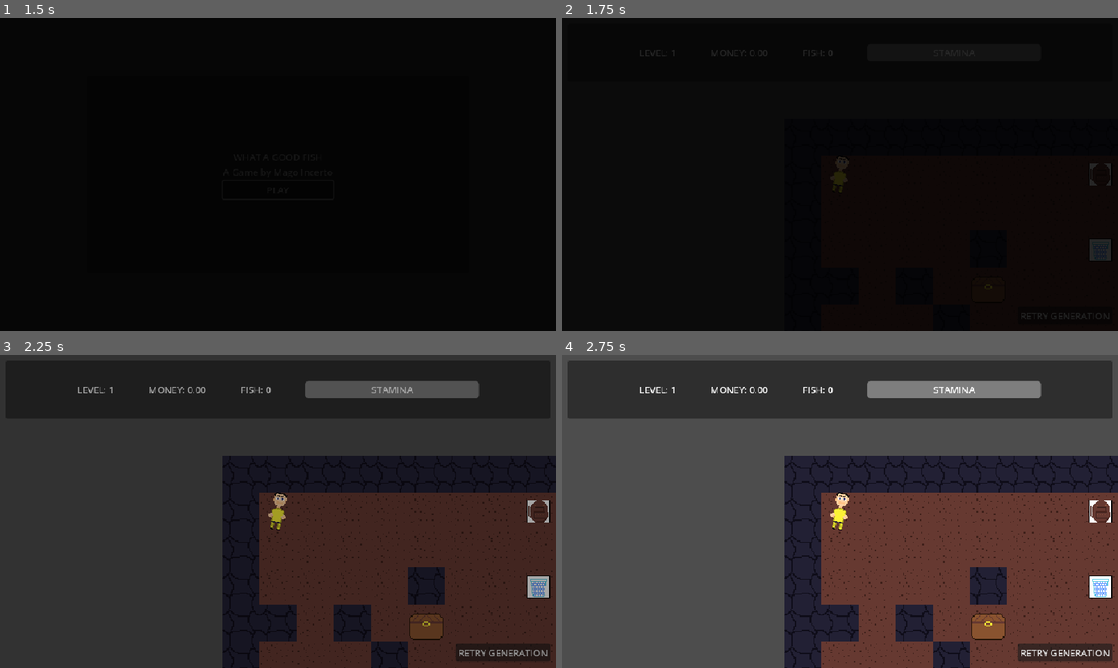
Above: before the commit, frames 1-4 (two rows, left to right).
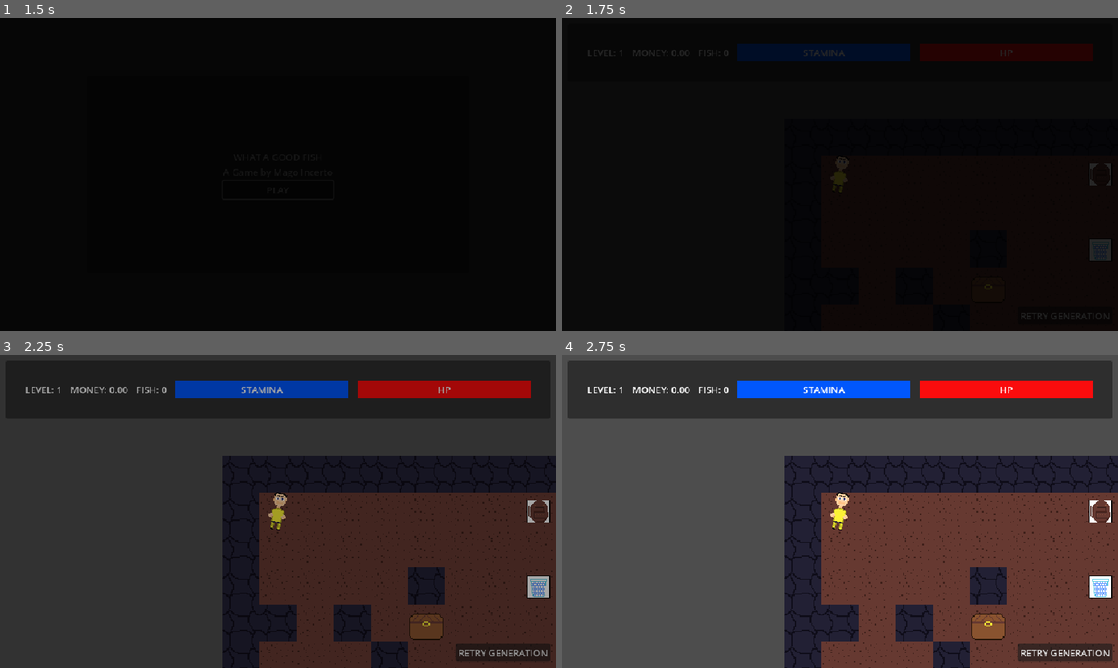
Above: after the commit, the same moments.

Repository: GustavoIgor/what-a-good-fish
Game: Godot game, scene res://Scenes/main_menu.tscn
Two runs of this game, one before a commit and one after it. Both use one fixed random seed, a clock stepped at 60 frames per second and the inputs below.
Inputs:
- Up to frame 1 (1.5 s): click "PLAY" at 0.5 s; click "PLAY" at 1.25 s
- Up to frame 2 (1.75 s): no input
- Up to frame 3 (2.25 s): click "RETRY GENERATION" at 2 s
- Up to frame 4 (2.75 s): no input

Frame 1 is identical in both runs. In frame 2, 1.9% of the frame differs, in the area x 4-96%, y 8-14%; in frame 3, 3.8%; in frame 4, 3.8%.

Commit message:
Added actions in itens in the inventory, improved global game paused and battle manager

Diff:
--- a/Resources/consumable_item.gd
+++ b/Resources/consumable_item.gd
@@ -6,3 +6,4 @@
 
 func use() -> void:
 	Global.change_stamina(stamina_restore)
+	Global.change_hp(heal_amount)
--- a/Resources/enemies/bat_enemy.tres
+++ b/Resources/enemies/bat_enemy.tres
@@ -7,6 +7,7 @@
 script = ExtResource("1_82yn3")
 icon = ExtResource("1_utlx8")
 level = 5
-max_hp = 20
+hp = 20
+attack = 10
 defense = 2
 metadata/_custom_type_script = "uid://bqhmh5202ek3b"
--- a/Resources/enemy_resource.gd
+++ b/Resources/enemy_resource.gd
@@ -1,25 +1,20 @@
 extends Resource
 class_name EnemyResource
 
-@export var name: String = "Bat"
+@export var name: String
 @export var icon : Texture
-@export var level: int = 1
-@export var max_hp: int = 10
-@export var attack: int = 3
-@export var defense: int = 1
-
-var current_hp: int
-
-func _init():
-	current_hp = max_hp
+@export var level: int
+@export var hp: int
+@export var attack: int
+@export var defense: int
 
 func take_damage(amount: int) -> int:
 	var dmg = max(amount - defense, 0)
-	current_hp = clamp(current_hp - dmg, 0, max_hp)
+	hp = hp - dmg
 	return dmg
 
 func is_dead() -> bool:
-	return current_hp <= 0
+	return hp <= 0
 
 func generate_loot() -> Array:
 	var loot: Array = []
--- a/Scenes/battle_manager.tscn
+++ b/Scenes/battle_manager.tscn
@@ -186,12 +186,23 @@
 anchor_top = 0.5
 anchor_right = 0.5
 anchor_bottom = 0.5
-offset_left = -20.0
-offset_top = -20.0
-offset_right = 20.0
-offset_bottom = 20.0
-grow_horizontal = 2
-grow_vertical = 2
+offset_left = -350.0
+offset_top = -200.0
+offset_right = 350.0
+offset_bottom = 200.0
+grow_horizontal = 2
+grow_vertical = 2
+
+[node name="Label" type="Label" parent="LootPanel"]
+layout_mode = 1
+anchors_preset = 5
+anchor_left = 0.5
+anchor_right = 0.5
+offset_left = -36.0
+offset_right = 36.0
+offset_bottom = 23.0
+grow_horizontal = 2
+text = "You get..."
 
 [node name="GridContainer" type="GridContainer" parent="LootPanel"]
 layout_mode = 1
@@ -203,7 +214,24 @@
 grow_horizontal = 2
 grow_vertical = 2
 columns = 5
+
+[node name="OK" type="Button" parent="LootPanel"]
+custom_minimum_size = Vector2(200, 0)
+layout_mode = 1
+anchors_preset = 7
+anchor_left = 0.5
+anchor_top = 1.0
+anchor_right = 0.5
+anchor_bottom = 1.0
+offset_left = -4.0
+offset_top = -116.0
+offset_right = 4.0
+offset_bottom = -108.0
+grow_horizontal = 2
+grow_vertical = 0
+text = "OK"
 
 [connection signal="pressed" from="BattlePanel/ActionsPanel/HBoxContainer/Attack" to="." method="_on_attack_pressed"]
 [connection signal="pressed" from="BattlePanel/ActionsPanel/HBoxContainer/UseItem" to="." method="_on_use_item_pressed"]
 [connection signal="pressed" from="BattlePanel/ActionsPanel/HBoxContainer/Flee" to="." method="_on_flee_pressed"]
+[connection signal="pressed" from="LootPanel/OK" to="." method="_on_ok_pressed"]
--- a/Scenes/item_slot.tscn
+++ b/Scenes/item_slot.tscn
@@ -88,5 +88,40 @@
 horizontal_alignment = 1
 vertical_alignment = 1
 
+[node name="UtilPanel" type="Panel" parent="."]
+visible = false
+layout_mode = 1
+anchors_preset = 15
+anchor_right = 1.0
+anchor_bottom = 1.0
+offset_top = -24.0
+offset_bottom = 14.0
+grow_horizontal = 2
+grow_vertical = 2
+mouse_filter = 2
+
+[node name="VBoxContainer" type="VBoxContainer" parent="UtilPanel"]
+layout_mode = 0
+offset_right = 40.0
+offset_bottom = 40.0
+
+[node name="Delete" type="Button" parent="UtilPanel/VBoxContainer"]
+layout_mode = 2
+mouse_filter = 1
+text = "DELETE"
+
+[node name="Use" type="Button" parent="UtilPanel/VBoxContainer"]
+layout_mode = 2
+mouse_filter = 1
+text = "USE"
+
+[node name="Equip" type="Button" parent="UtilPanel/VBoxContainer"]
+layout_mode = 2
+mouse_filter = 1
+text = "EQUIP"
+
 [connection signal="mouse_entered" from="." to="." method="_on_mouse_entered"]
 [connection signal="mouse_exited" from="." to="." method="_on_mouse_exited"]
+[connection signal="pressed" from="UtilPanel/VBoxContainer/Delete" to="." method="_on_delete_pressed"]
+[connection signal="pressed" from="UtilPanel/VBoxContainer/Use" to="." method="_on_use_pressed"]
+[connection signal="pressed" from="UtilPanel/VBoxContainer/Equip" to="." method="_on_equip_pressed"]
--- a/Scenes/slot.tscn
+++ b/Scenes/slot.tscn
@@ -83,5 +83,32 @@
 horizontal_alignment = 1
 vertical_alignment = 1
 
+[node name="UtilPanel" type="Panel" parent="."]
+visible = false
+layout_mode = 1
+anchors_preset = 15
+anchor_right = 1.0
+anchor_bottom = 1.0
+grow_horizontal = 2
+grow_vertical = 2
+mouse_filter = 2
+
+[node name="Delete" type="Button" parent="UtilPanel"]
+layout_mode = 1
+anchors_preset = 8
+anchor_left = 0.5
+anchor_top = 0.5
+anchor_right = 0.5
+anchor_bottom = 0.5
+offset_left = -32.5
+offset_top = -15.5
+offset_right = 32.5
+offset_bottom = 15.5
+grow_horizontal = 2
+grow_vertical = 2
+mouse_filter = 1
+text = "DELETE"
+
 [connection signal="mouse_entered" from="." to="." method="_on_mouse_entered"]
 [connection signal="mouse_exited" from="." to="." method="_on_mouse_exited"]
+[connection signal="pressed" from="UtilPanel/Delete" to="." method="_on_delete_pressed"]
--- a/Scenes/ui.tscn
+++ b/Scenes/ui.tscn
@@ -1,6 +1,18 @@
-[gd_scene load_steps=2 format=3 uid="uid://c40ltgcaeira6"]
+[gd_scene load_steps=6 format=3 uid="uid://c40ltgcaeira6"]
 
 [ext_resource type="Script" uid="uid://c57qq2yrl8703" path="res://Scripts/ui.gd" id="1_jxero"]
+
+[sub_resource type="StyleBoxFlat" id="StyleBoxFlat_jxero"]
+bg_color = Color(0, 0.7176471, 1, 0.87058824)
+
+[sub_resource type="StyleBoxFlat" id="StyleBoxFlat_qdvrb"]
+bg_color = Color(0, 0.29411766, 1, 0.87058824)
+
+[sub_resource type="StyleBoxFlat" id="StyleBoxFlat_nf4gj"]
+bg_color = Color(0.94509804, 0.39215687, 0.43137255, 0.87058824)
+
+[sub_resource type="StyleBoxFlat" id="StyleBoxFlat_2246s"]
+bg_color = Color(1, 0, 0, 0.87058824)
 
 [node name="UI" type="CanvasLayer"]
 script = ExtResource("1_jxero")
@@ -25,7 +37,7 @@
 anchor_bottom = 0.5
 grow_horizontal = 2
 grow_vertical = 2
-theme_override_constants/separation = 60
+theme_override_constants/separation = 15
 alignment = 1
 
 [node name="LevelBoxContainer" type="HBoxContainer" parent="Panel/HBoxContainer"]
@@ -58,7 +70,10 @@
 custom_minimum_size = Vector2(300, 30)
 layout_mode = 2
 size_flags_vertical = 4
+theme_override_styles/background = SubResource("StyleBoxFlat_jxero")
+theme_override_styles/fill = SubResource("StyleBoxFlat_qdvrb")
 step = 1.0
+value = 40.0
 show_percentage = false
 
 [node name="Label" type="Label" parent="Panel/HBoxContainer/StaminaBoxContainer/ProgressBar"]
@@ -69,6 +84,31 @@
 grow_horizontal = 2
 grow_vertical = 2
 text = "STAMINA"
+horizontal_alignment = 1
+vertical_alignment = 1
+
+[node name="HPBoxContainer" type="HBoxContainer" parent="Panel/HBoxContainer"]
+layout_mode = 2
+alignment = 1
+
+[node name="ProgressBar" type="ProgressBar" parent="Panel/HBoxContainer/HPBoxContainer"]
+custom_minimum_size = Vector2(300, 30)
+layout_mode = 2
+size_flags_vertical = 4
+theme_override_styles/background = SubResource("StyleBoxFlat_nf4gj")
+theme_override_styles/fill = SubResource("StyleBoxFlat_2246s")
+step = 1.0
+value = 40.0
+show_percentage = false
+
+[node name="Label" type="Label" parent="Panel/HBoxContainer/HPBoxContainer/ProgressBar"]
+layout_mode = 1
+anchors_preset = 15
+anchor_right = 1.0
+anchor_bottom = 1.0
+grow_horizontal = 2
+grow_vertical = 2
+text = "HP"
 horizontal_alignment = 1
 vertical_alignment = 1
 
--- a/Scripts/battle_manager.gd
+++ b/Scripts/battle_manager.gd
@@ -3,8 +3,8 @@
 enum BattleState { START, PLAYER_TURN, ENEMY_TURN, VICTORY, DEFEAT }
 
 var state: BattleState = BattleState.START
-
 var enemy: EnemyResource
+var enemy_current_hp : int
 
 @export var item_slot : PackedScene
 @onready var actions_panel = $BattlePanel/ActionsPanel
@@ -12,12 +12,15 @@
 @onready var loot_panel = $LootPanel
 
 func start_battle(enemy_res: EnemyResource, back1 : Texture = null, back2 : Texture = null) -> void:
+	Global.pause_game()
 	$MovingBackGround.swap_backgrounds(back1, back2)
 	log_panel.text = ""
-	enemy = enemy_res
+	enemy = enemy_res.duplicate()
 	%EnemyLabel.text = enemy.name
 	%EnemyIcon.texture = enemy.icon
-	%EnemyProgressBar.max_value = enemy.max_hp
+	%EnemyProgressBar.max_value = enemy.hp
+	%HPProgressBar.max_value = Global.player_stats["max_hp"]
+	%StaminaProgressBar.max_value = Global.player_stats["max_stamina"]
 	state = BattleState.PLAYER_TURN
 	_log("A wild %s appeared!" % enemy.name)
 	_update_ui()
@@ -25,12 +28,10 @@
 
 func _update_ui() -> void:
 	%HPProgressBar.value = Global.player_stats["hp"]
-	%HPProgressBar.max_value = Global.player_stats["max_hp"]
 	%StaminaProgressBar.value = Global.player_stats["stamina"]
-	%StaminaProgressBar.max_value = Global.player_stats["max_stamina"]
 	%HPLabel.text = "HP: " + str(Global.player_stats["hp"]) + "|" + str(Global.player_stats["max_hp"])
 	%StaLabel.text = "STAMINA: " + str(Global.player_stats["stamina"]) + "|" + str(Global.player_stats["max_stamina"])
-	%EnemyProgressBar.value = enemy.current_hp
+	%EnemyProgressBar.value = enemy.hp
 
 func _log(text: String) -> void:
 	log_panel.add_text(text + "\n")
@@ -58,6 +59,8 @@
 
 func on_player_run() -> void:
 	_log("You ran away...")
+	await get_tree().create_timer(1.0).timeout
+	Global.unpause_game()
 	hide()
 
 func _enemy_turn() -> void:
@@ -72,24 +75,22 @@
 		_update_ui()
 
 func _end_battle(victory: bool) -> void:
+	Global.unpause_game()
 	if victory:
 		_log("You defeated %s!" % enemy.name)
 		var loot = enemy.generate_loot()
+		$LootPanel.show()
 		if loot:
-			$LootPanel.show()
 			for i in loot:
 				var item = item_slot.instantiate()
 				$LootPanel/GridContainer.add_child(item)
 				item.set_data_singular(i)
-		#_log("Loot: %s" + loot)
-		# Aqui você mostra tela de loot
-
-		#hide()
+				InventoryManager.add_item(i)
+				_log("Loot: " + i.name)
 	else:
 		_log("You were defeated...")
 		hide()
-		# Aqui você aplica a lógica de perder 3 itens e voltar para checkpoint
-	actions_panel.hide()
+		# TODO lost items in defeat
 
 func _on_attack_pressed() -> void:
 	on_player_attack()
@@ -99,3 +100,8 @@
 
 func _on_flee_pressed() -> void:
 	on_player_run()
+
+func _on_ok_pressed() -> void:
+	$LootPanel.hide()
+	enemy = null
+	hide()
--- a/Scripts/dialogue_manager.gd
+++ b/Scripts/dialogue_manager.gd
@@ -91,8 +91,8 @@
 
 func end_dialogue():
 	#Ui.show()
+	is_active = false
 	Global.unpause_game()
-	is_active = false
 	hide()
 	dialogue_ended.emit()
 
--- a/Scripts/global.gd
+++ b/Scripts/global.gd
@@ -4,6 +4,7 @@
 signal changed
 signal money_changed
 signal stamina_changed
+signal hp_changed
 signal fish_caught(caught : bool)
 
 var change := false
@@ -11,6 +12,8 @@
 var level := 1
 var fishing := false
 var is_descending := false
+var is_in_battle := false
+var is_game_paused := false
 
 var player_stats :={
 	"stamina" : 100,
@@ -38,6 +41,7 @@
 	money_changed.emit()
 
 func change_hp(amount : int):
+	hp_changed.emit()
 	player_stats["hp"] = clamp(player_stats["hp"] + amount, 0, player_stats["max_hp"])
 	if player_stats["hp"] == 0:
 		game_over()
@@ -80,6 +84,10 @@
 
 func pause_game():
 	game_paused.emit()
+	is_game_paused = true
 
 func unpause_game():
+	if is_descending or is_in_battle or DialogueManager.is_active:
+		return
 	game_unpaused.emit()
+	is_game_paused = false
--- a/Scripts/inventory.gd
+++ b/Scripts/inventory.gd
@@ -24,9 +24,12 @@
 	for i in range(fish_grid_container.get_child_count()):
 		var slot : FISH_SLOT_CLASS = fish_grid_container.get_child(i)
 		slot.gui_input.connect(slot_gui_input.bind(slot, i))
+		slot.delete.connect(_on_fish_delete.bind(i))
 	for i in range(item_grid_container.get_child_count()):
 		var slot : ITEM_SLOT_CLASS = item_grid_container.get_child(i)
 		slot.gui_input.connect(item_slot_gui_input.bind(slot, i))
+		slot.delete.connect(_on_item_delete.bind(i))
+		slot.use.connect(_on_use_item.bind(i))
 
 	InventoryManager.connect("inventory_updated", _on_inventory_updated)
 	fish_inventory_panel.visible = false
@@ -40,6 +43,8 @@
 # Manages the player interaction with the inventory.
 func slot_gui_input(event: InputEvent, slot: FISH_SLOT_CLASS, slot_index: int) -> void:
 	if event is InputEventMouseButton and event.button_index == MOUSE_BUTTON_LEFT and event.pressed:
+		if slot.util_panel.visible:
+			return
 		#If the player is holding a fish, swaps.
 		if holding_fish_data:
 			if InventoryManager.swap_fish(holding_from_index, slot_index):
@@ -51,9 +56,13 @@
 				holding_from_index = slot_index
 				drag_preview.texture = slot.icon.texture
 				drag_preview.visible = true
+	if event is InputEventMouseButton and event.button_index == MOUSE_BUTTON_RIGHT and event.pressed:
+		slot.show_util_panel()
 
 func item_slot_gui_input(event: InputEvent, slot: ITEM_SLOT_CLASS, slot_index: int) -> void:
 	if event is InputEventMouseButton and event.button_index == MOUSE_BUTTON_LEFT and event.pressed:
+		if slot.util_panel.visible:
+			return
 		if holding_item:
 			if InventoryManager.swap_item(holding_from_index, slot_index):
 				cancel_drag()
@@ -64,6 +73,8 @@
 				drag_preview.texture = slot.icon.texture
 				drag_preview.visible = true
 
+	if event is InputEventMouseButton and event.button_index == MOUSE_BUTTON_RIGHT and event.pressed:
+		slot.show_util_panel()
 
 func cancel_drag() -> void:
 	holding_fish_data = null
@@ -107,3 +118,13 @@
 		fish_inventory_panel.visible = !fish_inventory_panel.visible
 		item_inventory_panel.visible = false
 		cancel_drag()
+
+func _on_fish_delete(i : int):
+	InventoryManager.remove_fish(i)
+
+func _on_item_delete(i : int):
+	InventoryManager.remove_item_by_index(i)
+
+func _on_use_item(i : int):
+	InventoryManager.get_item_at(i)["item"].use()
+	InventoryManager.remove_item_by_index(i)
--- a/Scripts/item_slot.gd
+++ b/Scripts/item_slot.gd
@@ -1,9 +1,14 @@
 extends TextureRect
+
+signal delete
+signal use
+signal equip
 
 @export var slot_index := -1
 @onready var icon := $Icon
 @onready var quantity_label := $QuantityLabel
 @onready var hover_panel := $HoverPanel
+@onready var util_panel := $UtilPanel
 @onready var rich_text_label := $HoverPanel/ScrollContainer/VBoxContainer/RichTextLabel
 
 var data: Dictionary = {}  # {"item": Item, "quantity": int}
@@ -25,7 +30,11 @@
 	refresh()
 
 func refresh() -> void:
+	$UtilPanel/VBoxContainer/Use.hide()
+	$UtilPanel/VBoxContainer/Equip.hide()
+	$UtilPanel/VBoxContainer/Delete.hide()
 	if data:
+		$UtilPanel/VBoxContainer/Delete.show()
 		modulate = Color(1,1,1,1)
 		icon.texture = data["item"].icon
 		var item: Item = data["item"]
@@ -41,17 +50,20 @@
 		text += item.description + "\n\n"
 
 		if item is ConsumableItem:
+			$UtilPanel/VBoxContainer/Use.show()
 			text += "[color=green]Consumable[/color]\n"
 			text += "- Heal Amount: " + str(item.heal_amount) + "\n"
 			text += "- Stamina Restore: " + str(item.stamina_restore) + "\n"
 
 		if item is WeaponItem:
+			$UtilPanel/VBoxContainer/Equip.show()
 			text += "[color=red]Weapon[/color]\n"
 			text += "- Damage: " + str(item.damage) + "\n"
 			text += "- Attack Speed: " + str(item.attack_speed) + "\n"
 			text += "- Durability: " + str(item.durability) + "\n"
 
 		if item is ArmorItem:
+			$UtilPanel/VBoxContainer/Equip.show()
 			text += "[color=blue]Armor[/color]\n"
 			text += "- Defense: " + str(item.defense) + "\n"
 			text += "- Slot: " + str(item.slot) + "\n"
@@ -62,6 +74,7 @@
 		modulate = Color(1,1,1,0.5)
 		quantity_label.hide()
 		icon.texture = null
+		rich_text_label.text = ""
 
 func _input(event: InputEvent) -> void:
 	if event.is_action_pressed("show_it"):
@@ -73,9 +86,28 @@
 	elif Input.is_action_pressed("ui_up"):
 		rich_text_label.get_v_scroll_bar().value -= 10 # Adjust scroll speed as needed
 
+func hide_util_panel():
+	util_panel.visible = false
+
+func show_util_panel():
+	util_panel.visible = true
+
 func _on_mouse_entered() -> void:
 	if data != null and show_it:
 		hover_panel.visible = true
 
 func _on_mouse_exited() -> void:
 	hover_panel.visible = false
+	hide_util_panel()
+
+func _on_delete_pressed() -> void:
+	delete.emit()
+	hide_util_panel()
+
+func _on_use_pressed() -> void:
+	use.emit()
+	hide_util_panel()
+
+func _on_equip_pressed() -> void:
+	equip.emit()
+	hide_util_panel()
--- a/Scripts/slot.gd
+++ b/Scripts/slot.gd
@@ -1,17 +1,17 @@
 extends Panel
 class_name InventorySlot
 
-# Function to slots (fish)
+signal delete
 
 @onready var icon := $Icon
 @onready var hover_panel := $HoverPanel
 @onready var name_label := $HoverPanel/VBoxContainer/NameLabel
 @onready var rarity_label := $HoverPanel/VBoxContainer/RarityLabel
 @onready var weight_label := $HoverPanel/VBoxContainer/WeightLabel
+@onready var util_panel := $UtilPanel
 
 var data: FishData = null
 var show_it := false
-
 
 func _ready() -> void:
 	refresh()
@@ -53,3 +53,14 @@
 
 func _on_mouse_exited() -> void:
 	hover_panel.visible = false
+	hide_util_panel()
+
+func show_util_panel():
+	util_panel.visible = true
+
+func hide_util_panel():
+	util_panel.visible = false
+
+func _on_delete_pressed() -> void:
+	delete.emit()
+	hide_util_panel()
--- a/Scripts/ui.gd
+++ b/Scripts/ui.gd
@@ -3,24 +3,35 @@
 @onready var money_label := $Panel/HBoxContainer/MoneyBoxContainer/MoneyLabel
 @onready var stamina_progress_bar := $Panel/HBoxContainer/StaminaBoxContainer/ProgressBar
 @onready var stamina_label := $Panel/HBoxContainer/StaminaBoxContainer/ProgressBar/Label
+@onready var hp_progress_bar := $Panel/HBoxContainer/HPBoxContainer/ProgressBar
+@onready var hp_label := $Panel/HBoxContainer/HPBoxContainer/ProgressBar/Label
 @onready var level_label := $Panel/HBoxContainer/LevelBoxContainer/LevelLabel
 @onready var fish_label := $Panel/HBoxContainer/FishBoxContainer/FishLabel
 func _ready() -> void:
 	Global.game_paused.connect(_on_game_paused)
 	Global.game_unpaused.connect(_on_game_unpaused)
 	Global.money_changed.connect(_on_money_changed)
+	stamina_progress_bar.max_value = Global.player_stats["max_stamina"]
 	Global.stamina_changed.connect(_on_stamina_changed)
+	hp_progress_bar.max_value = Global.player_stats["max_hp"]
+	Global.hp_changed.connect(_on_hp_changed)
 	InventoryManager.inventory_updated.connect(_on_inventory_updated)
+
 	level_label.text = "LEVEL: " + str(Global.level)
 	_on_money_changed()
 	_on_stamina_changed()
 	_on_inventory_updated()
+	_on_hp_changed()
 
 func _on_money_changed():
 	money_label.text = "MONEY: " + str("%.2f" % Global.money)
 
 func _on_stamina_changed():
 	stamina_progress_bar.value = Global.player_stats["stamina"]
+
+func _on_hp_changed():
+	hp_progress_bar.value = Global.player_stats["hp"]
+
 
 func _on_inventory_updated():
 	fish_label.text = "FISH: " + str(InventoryManager.get_fish_quantity())
@@ -30,5 +41,6 @@
 
 func _on_game_paused():
 	hide()
+
 func _on_game_unpaused():
 	show()
